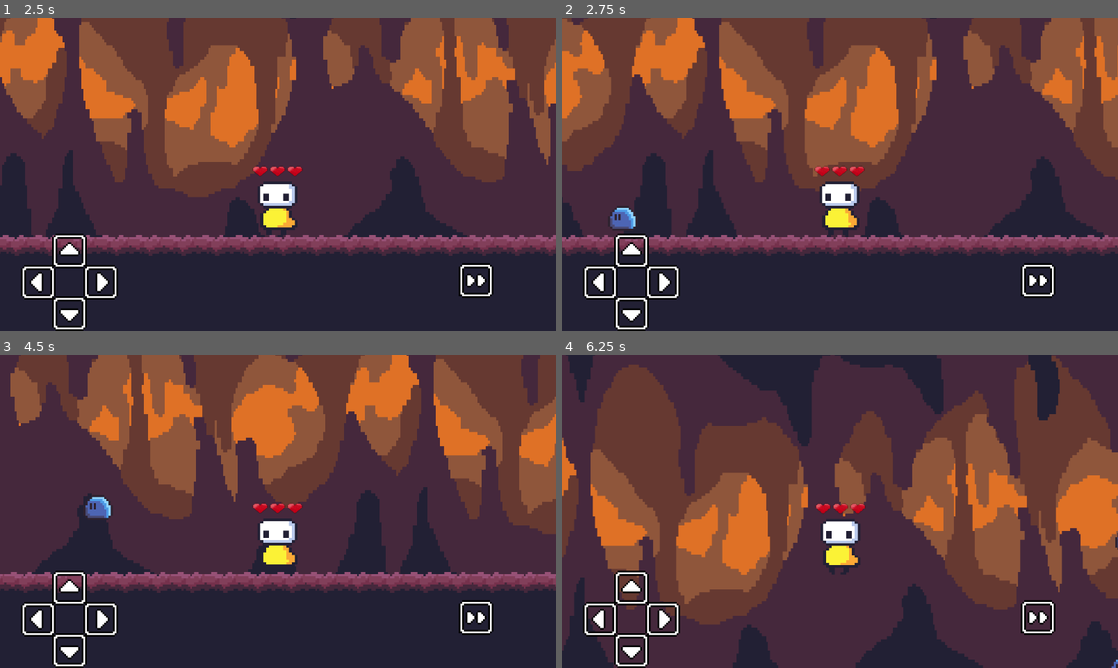
Above: before the commit, frames 1-4 (two rows, left to right).
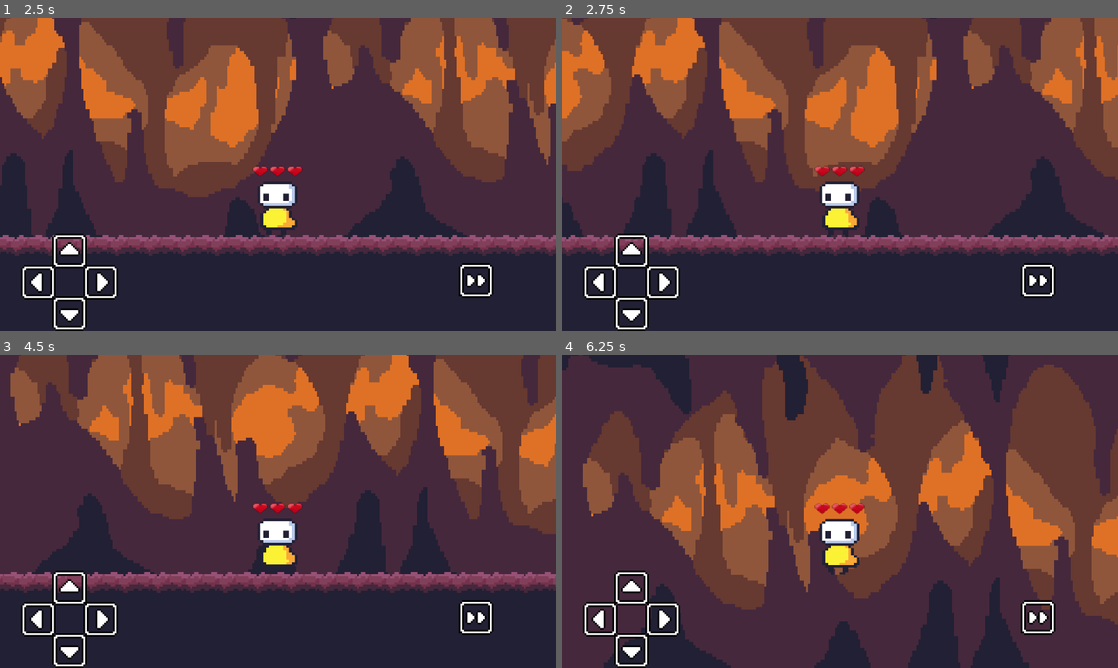
Above: after the commit, the same moments.

Repository: yanaexe/Global-Classroom-Project
Game: Godot game, scene res://scenes/stage_1.tscn
Same seed, same stepped clock (60 frames per second), same inputs: the game is played once before the commit and once after it.
Inputs (mouse positions are in pixels of both pictures, inside the frame that each line leads up to):
- Up to frame 1 (2.5 s): tap Enter at 0.5 s; move the mouse to (400, 158) at 0.52 s; hold D (dodgeMG_right) 0.53-2.03 s; tap I (spawn_key) at 0.6, 1.55, 2.3 s; click (400, 158) at 0.67 s; tap Space (jump) at 0.77, 1.52 s; move the mouse to (166, 190) at 1.27 s; tap Shift (dash) at 1.35 s; move the mouse to (333, 105) at 2.02 s; hold A (dodgeMG_left) from 2.03 s (still down); tap Q (enter_door) at 2.1 s
- Up to frame 2 (2.75 s): keep holding A (dodgeMG_left)
- Up to frame 3 (4.5 s): move the mouse to (250, 574) at 2.77 s; release A (dodgeMG_left) at 2.78 s; hold D (dodgeMG_right) 2.78-4.28 s; tap E (fire) at 2.85 s; click (250, 574) at 2.92 s; tap Space (jump) at 3.02, 3.77 s; tap I (spawn_key) at 3.05, 3.6, 4.35 s; move the mouse to (444, 558) at 3.52 s; move the mouse to (111, 464) at 4.27 s; hold A (dodgeMG_left) from 4.28 s (still down)
- Up to frame 4 (6.25 s): tap Space (jump) at 4.52, 6.02 s; move the mouse to (867, 511) at 5.02 s; release A (dodgeMG_left) at 5.03 s; hold D (dodgeMG_right) 5.03-5.78 s; tap Shift (dash) at 5.1 s; click (867, 511) at 5.17 s; tap I (spawn_key) at 5.3, 6.05 s; move the mouse to (756, 433) at 5.77 s; hold A (dodgeMG_left) from 5.78 s (still down); tap Q (enter_door) at 5.85 s

Frame 1 is identical in both runs. In frame 2, 0.3% of the frame differs, in the area x 8-14%, y 60-68%; in frame 3, 0.3%; in frame 4, 58%, in the area x 0-100%, y 0-100%.

Commit message:
Slimes now spawn in. Fairly close proximity with each other. Might be cause of the Vector size. They ignore the minigame window and they will be visible through it. The spawned slimes also do 0 dmg

Diff:
--- a/scenes/stage_1.tscn
+++ b/scenes/stage_1.tscn
@@ -100,13 +100,13 @@
 [node name="enemy_slime" parent="." instance=ExtResource("5_kx1yv")]
 position = Vector2(232, 122)
 
+[node name="character_player" parent="." instance=ExtResource("2_y0l7d")]
+position = Vector2(-956, 116)
+scale = Vector2(2.76, 2.3221)
+
 [node name="EnemySpawner" type="Node2D" parent="."]
 script = ExtResource("3_yq7jk")
 slime_scene = ExtResource("5_kx1yv")
-
-[node name="character_player" parent="." instance=ExtResource("2_y0l7d")]
-position = Vector2(-956, 116)
-scale = Vector2(2.76, 2.3221)
 
 [node name="stage_platform" type="TileMap" parent="."]
 tile_set = SubResource("TileSet_ucbtq")
--- a/scripts/enemy_spawner.gd
+++ b/scripts/enemy_spawner.gd
@@ -1,14 +1,13 @@
 extends Node2D
 
 @export var slime_scene: PackedScene
-@export var spawn_count: int = 3
-@export var spawn_area: Rect2 = Rect2(Vector2(-1025, 25), Vector2(2499, 109)) # adjust this to fit your stage
+@export var spawn_count: int = 20
+@export var spawn_area: Rect2 = Rect2(Vector2(-64, -5), Vector2(91, 7)) # adjust this to fit your stage
 
 func _process(delta):
 	if Input.is_action_just_pressed("spawn_key"):
 		print("🕹️ Manual spawn trigger")
 		spawn_slime()
-
 
 func _ready():
 	print("slime scene is,", slime_scene)
@@ -25,7 +24,6 @@
 	await get_tree().process_frame
 	print("👾 TOTAL slimes in scene after delay:", get_tree().get_nodes_in_group("enemy").size())
 
-
 func spawn_slime():
 	var slime = slime_scene.instantiate()
 	print("👀 Slime children:", slime.get_children())
@@ -36,23 +34,22 @@
 	var texture := Image.new()
 	texture.create(32, 32, false, Image.FORMAT_RGBA8)
 	texture.fill(Color.GREEN)
-	var img_tex := ImageTexture.create_from_image(texture)
-	debug_sprite.texture = img_tex
 	debug_sprite.position = Vector2.ZERO  # ensure it's centered
 	slime.add_child(debug_sprite)
 
-	#slime.global_position = Vector2(400, 300)  # hardcoded test pos
+	# Calculate spawn position using scene coordinates
 	var spawn_pos = Vector2(
-	randf_range(spawn_area.position.x, spawn_area.position.x + spawn_area.size.x),
-	randf_range(spawn_area.position.y, spawn_area.position.y + spawn_area.size.y))
-	#slime.global_position = spawn_pos
+		randf_range(spawn_area.position.x, spawn_area.position.x + spawn_area.size.x),
+		randf_range(spawn_area.position.y, spawn_area.position.y + spawn_area.size.y)
+	)
+
+	# Now we assume spawn_pos should be in world space (no conversion needed)
 	slime.position = spawn_pos
 
-	get_tree().current_scene.add_child(slime)
+	# Defer adding the slime to avoid the error
+	get_tree().current_scene.call_deferred("add_child", slime)
 	slime.add_to_group("enemy")
 
 	print("👾 Spawned slime at:", slime.position)
 	print("🐾 Spawning slime at:", spawn_pos)
 	print("👾 Total slimes in scene:", get_tree().get_nodes_in_group("enemy").size())
-	#get_tree().current_scene.add_child(slime)
-	#print("✅ Slime added to scene")
